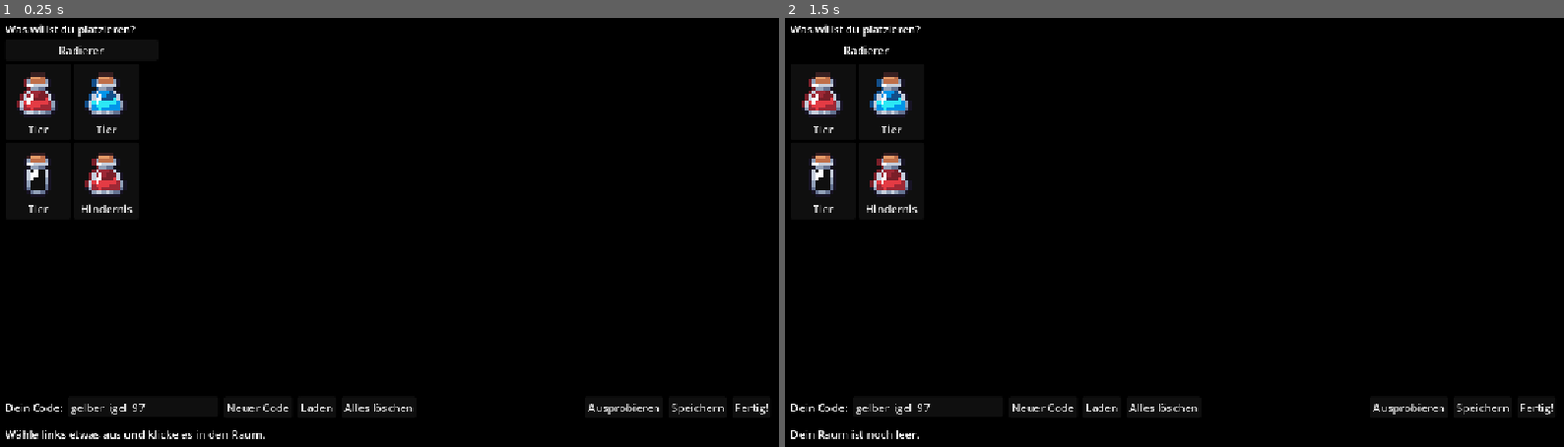
Above: before the commit, frames 1-2 (left to right).
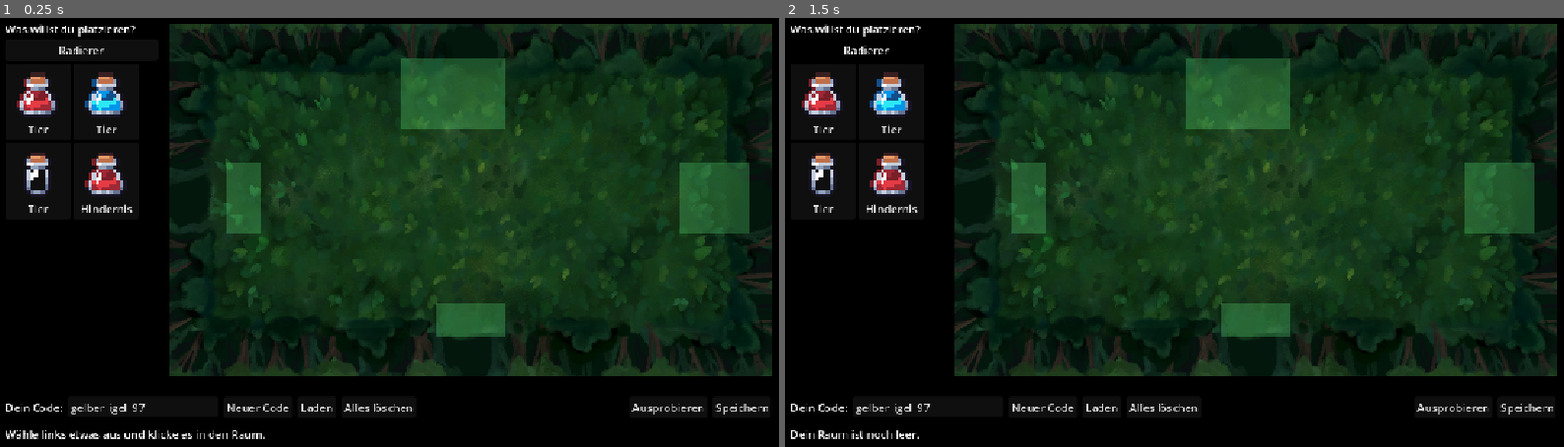
Above: after the commit, the same moments.

Repository: bnjmntmm/play_dungeon_crawler
Game: Godot game, scene res://feature/level_editor/level_editor.tscn
Same seed, same stepped clock (60 frames per second), same inputs: the game is played once before the commit and once after it. This scene is started directly instead of the project's main scene. The engine's default icon, where the game draws it, is replaced by a stand-in: a white triangle on a blue panel in a dark square.
Inputs (mouse positions are in pixels of both pictures, inside the frame that each line leads up to):
- Up to frame 1 (0.25 s): no input
- Up to frame 2 (1.5 s): click (1532, 408) at 0.5 s, where only the run before the commit has a clickable "Fertig!"; click "Radierer" at 1.25 s

The runs differ from the first frame. In frame 1, 54% of the frame differs, in the area x 21-100%, y 1-93%; in frame 2, 54%.
Error before the commit: Invalid access to property or key 'tile_set' on a base object of type 'Nil'. (res://feature/level_editor/level_editor.gd:71)

Commit message:
Adapted editors to the new room and custom_data folders

Diff:
--- a/feature/editor tool/AnimalEditorToolUI.tscn
+++ b/feature/editor tool/AnimalEditorToolUI.tscn
@@ -29,12 +29,14 @@
 var soundDictionary: Dictionary[int, AudioStream]
 
 @onready var info_label: Label = %InfoLabel
+@onready var code_edit: LineEdit = %CodeEdit
 
 const invalid_color:Color = Color(1,0,0)
 @onready var animal_scene: AnimalScene = %AnimalScene
 @onready var attack_timer: Timer = %AttackTimer
 
 var config_file:AnimalConfig
+var saved_path:String = \"\"
 
 func _ready() -> void:
 	pass
@@ -51,6 +53,7 @@
 
 	if config_file == null:
 		config_file = AnimalConfig.new()
+	code_edit.text = LevelCode.create_unused(\"res://custom_data\")
 
 func clear_grid():
 	for child in grid_con.get_children():
@@ -150,13 +153,20 @@
 		else:
 			allow = false
 
-	if allow && sound_option.get_selected_id() != -1 && config_file.sprite != null:
-		var file_name:String = Time.get_time_string_from_system()
-		var path:String = \"res://animal_config_\" + file_name + \".tres\"
+	var code:String = LevelCode.clean(code_edit.text)
+	var path:String = \"res://custom_data/\" + code + \"/animal/animal_\" + code + \".tres\"
+	if code == \"\" or (path != saved_path and FileAccess.file_exists(path)):
+		info_label.add_theme_color_override(\"font_color\", Color(1,0,0))
+		info_label.text = \"Can not save, the code is empty or already used\"
+	elif allow && sound_option.get_selected_id() != -1 && config_file.sprite != null:
+		DirAccess.make_dir_recursive_absolute(path.get_base_dir())
 		ResourceSaver.save(config_file,path)
+		saved_path = path
+		if Engine.is_editor_hint():
+			EditorInterface.get_resource_filesystem().scan()
 		print(\"saved file to: \", path)
 		info_label.add_theme_color_override(\"font_color\", Color(1,1,1))
-		info_label.text = \"saved file to: \"+ path + file_name
+		info_label.text = \"saved file to: \"+ path
 	else:
 		print(\"Can not save, some values are invalid\")
 		info_label.add_theme_color_override(\"font_color\", Color(1,0,0))
@@ -626,6 +636,13 @@
 layout_mode = 2
 size_flags_horizontal = 3
 theme_override_colors/font_color = Color(1, 0, 0, 1)
+
+[node name="CodeEdit" type="LineEdit" parent="MarginContainer/VBoxContainer/HBoxContainer" unique_id=1406486930]
+unique_name_in_owner = true
+custom_minimum_size = Vector2(260, 0)
+layout_mode = 2
+size_flags_vertical = 8
+placeholder_text = "Code"
 
 [node name="SaveButton" type="Button" parent="MarginContainer/VBoxContainer/HBoxContainer" unique_id=1406486929]
 unique_name_in_owner = true
--- a/feature/level_editor/level_code.gd
+++ b/feature/level_editor/level_code.gd
@@ -22,3 +22,10 @@
 		if not DirAccess.dir_exists_absolute(custom_data_path.path_join(code)):
 			return code
 	return ""
+
+static func clean(text: String) -> String:
+	var code: String = ""
+	for character: String in text.strip_edges().to_lower().replace(" ", "_"):
+		if character == "_" or character.is_valid_ascii_identifier() or character.is_valid_int():
+			code += character
+	return code
--- a/feature/level_editor/level_editor.gd
+++ b/feature/level_editor/level_editor.gd
@@ -6,12 +6,8 @@
 const LEVEL_SCENE_PATH: String = "res://scenes/level_gen/dynamic_level.tscn"
 const CUSTOM_DATA_PATH: String = "res://custom_data"
 const LEVEL_PATH_TEMPLATE: String = "res://custom_data/%s/level/level_%s.tres"
-## The dev team merges every kid folder that has this file.
-const READY_PATH_TEMPLATE: String = "res://custom_data/%s/ready.txt"
 const PREVIEW_SCENE_PATH: String = "res://feature/level_editor/level_preview.tscn"
 const CONFIG_EXTENSIONS: PackedStringArray = ["tres", "res"]
-## The animal editor saves its files straight into the project root with this prefix.
-const TOOL_ANIMAL_PREFIX: String = "animal_config_"
 
 const SAFE_COLOR: Color = Color(0.35, 0.85, 0.45, 0.3)
 const HOVER_COLOR: Color = Color(1, 1, 1, 0.35)
@@ -26,7 +22,6 @@
 var draft: LevelDraft = LevelDraft.new()
 var selected_config: BaseConfig
 var scene_tile_set: TileSet
-var floor_layer: TileMapLayer
 var floor_cells: Array[Vector2i] = []
 var door_cells: Array[Vector2i] = []
 var safe_cells: Array[Vector2i] = []
@@ -60,31 +55,73 @@
 	_suggest_code()
 	_set_status("Wähle links etwas aus und klicke es in den Raum.")
 
-## Reads floor, doors and tile sets from the real level scene, so the editor always matches the game.
+## Reads walls, doors and safe areas from the real level scene, so the editor always matches the game.
 func _load_room() -> void:
 	var level_scene: Node = (load(LEVEL_SCENE_PATH) as PackedScene).instantiate()
-	var main_layer: TileMapLayer = level_scene.get_node("TileLayers/MainLevelLayer") as TileMapLayer
+	room_root.add_child(level_scene.get_node("TileLayers/MainLevelLayer").duplicate())
 	var objects_layer: TileMapLayer = level_scene.get_node("TileLayers/LevelObjectsTileLayer") as TileMapLayer
 	scene_tile_set = objects_layer.tile_set
-
-	floor_layer = TileMapLayer.new()
-	floor_layer.tile_set = main_layer.tile_set
-	floor_layer.set_tile_map_data_from_array(main_layer.get_tile_map_data_as_array())
-	floor_layer.collision_enabled = false
-	floor_layer.navigation_enabled = false
-	floor_layer.occlusion_enabled = false
-	room_root.add_child(floor_layer)
-
-	tile_size = Vector2(main_layer.tile_set.tile_size)
-	var used_rect: Rect2i = main_layer.get_used_rect()
-	room_rect = Rect2(Vector2(used_rect.position) * tile_size, Vector2(used_rect.size) * tile_size)
-	for cell: Vector2i in main_layer.get_used_cells():
-		if main_layer.get_cell_tile_data(cell).get_collision_polygons_count(0) == 0:
-			floor_cells.append(cell)
-	for door: Node in level_scene.get_node("LevelExits").get_children():
-		door_cells.append(main_layer.local_to_map((door as Node2D).position / main_layer.scale))
-	safe_cells = LevelRules.get_safe_cells(floor_cells, door_cells)
+	tile_size = Vector2(scene_tile_set.tile_size) * objects_layer.scale
+
+	var wall_rects: Array[Rect2] = _get_shape_rects(level_scene, "TileLayers/RoomCollisions")
+	room_rect = wall_rects[0]
+	for wall_rect: Rect2 in wall_rects:
+		room_rect = room_rect.merge(wall_rect)
+	var inner_rect: Rect2 = _get_inner_rect(wall_rects, room_rect.get_center())
+	var first_cell: Vector2i = Vector2i((inner_rect.position / tile_size).floor())
+	var last_cell: Vector2i = Vector2i((inner_rect.end / tile_size).ceil())
+	for x: int in range(first_cell.x, last_cell.x):
+		for y: int in range(first_cell.y, last_cell.y):
+			if inner_rect.has_point(_get_cell_center(Vector2i(x, y))):
+				floor_cells.append(Vector2i(x, y))
+
+	for door: Node2D in level_scene.get_node("LevelExits").get_children():
+		door_cells.append(_get_nearest_floor_cell(door.position + door.get("player_spawn_offset")))
+	var safe_rects: Array[Rect2] = _get_shape_rects(level_scene, "SafeAreas")
+	for cell: Vector2i in floor_cells:
+		var center: Vector2 = _get_cell_center(cell)
+		if safe_rects.any(func(safe_rect: Rect2) -> bool: return safe_rect.has_point(center)):
+			safe_cells.append(cell)
 	level_scene.free()
+
+func _get_shape_rects(level_scene: Node, parent_path: String) -> Array[Rect2]:
+	var rects: Array[Rect2] = []
+	for shape_node: Node in level_scene.get_node(parent_path).find_children("*", "CollisionShape2D", true, false):
+		var shape_transform: Transform2D = Transform2D.IDENTITY
+		var node: Node = shape_node
+		while node != level_scene:
+			shape_transform = (node as Node2D).transform * shape_transform
+			node = node.get_parent()
+		var shape_size: Vector2 = ((shape_node as CollisionShape2D).shape as RectangleShape2D).size
+		rects.append(shape_transform * Rect2(-shape_size / 2.0, shape_size))
+	return rects
+
+## The walls leave gaps for the doors, so the floor is the space between the innermost wall edges.
+func _get_inner_rect(wall_rects: Array[Rect2], room_center: Vector2) -> Rect2:
+	var inner_start: Vector2 = -Vector2.INF
+	var inner_end: Vector2 = Vector2.INF
+	for wall_rect: Rect2 in wall_rects:
+		var wall_center: Vector2 = wall_rect.get_center()
+		if wall_rect.size.y > wall_rect.size.x:
+			if wall_center.x < room_center.x:
+				inner_start.x = maxf(inner_start.x, wall_rect.end.x)
+			else:
+				inner_end.x = minf(inner_end.x, wall_rect.position.x)
+		elif wall_center.y < room_center.y:
+			inner_start.y = maxf(inner_start.y, wall_rect.end.y)
+		else:
+			inner_end.y = minf(inner_end.y, wall_rect.position.y)
+	return Rect2(inner_start, inner_end - inner_start)
+
+func _get_cell_center(cell: Vector2i) -> Vector2:
+	return (Vector2(cell) + Vector2(0.5, 0.5)) * tile_size
+
+func _get_nearest_floor_cell(point: Vector2) -> Vector2i:
+	var nearest: Vector2i = floor_cells[0]
+	for cell: Vector2i in floor_cells:
+		if _get_cell_center(cell).distance_to(point) < _get_cell_center(nearest).distance_to(point):
+			nearest = cell
+	return nearest
 
 func _build_safe_overlay() -> void:
 	for cell: Vector2i in safe_cells:
@@ -103,7 +140,7 @@
 	return rect
 
 func _build_palette() -> void:
-	for config: BaseConfig in _collect_configs(CUSTOM_DATA_PATH) + _collect_tool_animals():
+	for config: BaseConfig in _collect_configs(CUSTOM_DATA_PATH):
 		var button: Button = Button.new()
 		button.toggle_mode = true
 		button.button_group = palette_group
@@ -129,15 +166,6 @@
 				configs.append(config)
 	return configs
 
-func _collect_tool_animals() -> Array[BaseConfig]:
-	var configs: Array[BaseConfig] = []
-	for file: String in DirAccess.get_files_at("res://"):
-		if file.begins_with(TOOL_ANIMAL_PREFIX) and file.get_extension() in CONFIG_EXTENSIONS:
-			var config: AnimalConfig = load("res://".path_join(file)) as AnimalConfig
-			if config:
-				configs.append(config)
-	return configs
-
 func _select_config(config: BaseConfig) -> void:
 	selected_config = config
 
@@ -186,7 +214,7 @@
 		return
 	var sprite: Sprite2D = Sprite2D.new()
 	sprite.texture = config.sprite
-	sprite.position = floor_layer.map_to_local(cell)
+	sprite.position = _get_cell_center(cell)
 	sprite.scale = Vector2.ONE * tile_size.x / maxf(config.sprite.get_width(), config.sprite.get_height())
 	sprite.texture_filter = CanvasItem.TEXTURE_FILTER_NEAREST
 	room_root.add_child(sprite)
@@ -269,17 +297,6 @@
 
 func _on_save_button_pressed() -> void:
 	_save_level()
-
-func _on_finish_button_pressed() -> void:
-	if not _save_level():
-		return
-	var kid_id: String = _read_kid_id()
-	var ready_file: FileAccess = FileAccess.open(READY_PATH_TEMPLATE % kid_id, FileAccess.WRITE)
-	if ready_file == null:
-		_set_status("Speichern hat nicht geklappt. Sag dem Dev-Team Bescheid.")
-		return
-	ready_file.store_line(Time.get_datetime_string_from_system())
-	_set_status("Fertig! Das Dev-Team holt dein Level jetzt ab. Dein Code ist: %s" % kid_id)
 
 func _save_level() -> bool:
 	var problem: String = _find_save_problem()
@@ -328,11 +345,7 @@
 	return ""
 
 func _read_kid_id() -> String:
-	var kid_id: String = ""
-	for character: String in kid_id_edit.text.strip_edges().to_lower().replace(" ", "_"):
-		if character == "_" or character.is_valid_ascii_identifier() or character.is_valid_int():
-			kid_id += character
-	return kid_id
+	return LevelCode.clean(kid_id_edit.text)
 
 func _set_status(message: String) -> void:
 	status_label.text = message
--- a/feature/level_editor/level_editor.tscn
+++ b/feature/level_editor/level_editor.tscn
@@ -105,10 +105,6 @@
 layout_mode = 2
 text = "Speichern"
 
-[node name="FinishButton" type="Button" parent="MarginContainer/VBoxContainer/Footer"]
-layout_mode = 2
-text = "Fertig!"
-
 [node name="StatusLabel" type="Label" parent="MarginContainer/VBoxContainer"]
 unique_name_in_owner = true
 layout_mode = 2
@@ -118,4 +114,3 @@
 [connection signal="pressed" from="MarginContainer/VBoxContainer/Footer/ClearButton" to="." method="_on_clear_button_pressed"]
 [connection signal="pressed" from="MarginContainer/VBoxContainer/Footer/TryButton" to="." method="_on_try_button_pressed"]
 [connection signal="pressed" from="MarginContainer/VBoxContainer/Footer/SaveButton" to="." method="_on_save_button_pressed"]
-[connection signal="pressed" from="MarginContainer/VBoxContainer/Footer/FinishButton" to="." method="_on_finish_button_pressed"]
--- a/feature/level_editor/level_rules.gd
+++ b/feature/level_editor/level_rules.gd
@@ -2,8 +2,6 @@
 class_name LevelRules
 extends RefCounted
 ## Checks that keep a kid's room playable. Works on plain cells, so it needs no scene.
-
-const SAFE_RADIUS: int = 2
 
 const NEIGHBOURS: Array[Vector2i] = [
 	Vector2i.UP,
@@ -11,16 +9,6 @@
 	Vector2i.DOWN,
 	Vector2i.LEFT,
 ]
-
-static func get_safe_cells(floor_cells: Array[Vector2i], door_cells: Array[Vector2i]) -> Array[Vector2i]:
-	var safe_cells: Array[Vector2i] = []
-	for cell: Vector2i in floor_cells:
-		for door_cell: Vector2i in door_cells:
-			var distance: Vector2i = (cell - door_cell).abs()
-			if maxi(distance.x, distance.y) <= SAFE_RADIUS:
-				safe_cells.append(cell)
-				break
-	return safe_cells
 
 static func get_unreachable_doors(
 	floor_cells: Array[Vector2i],
